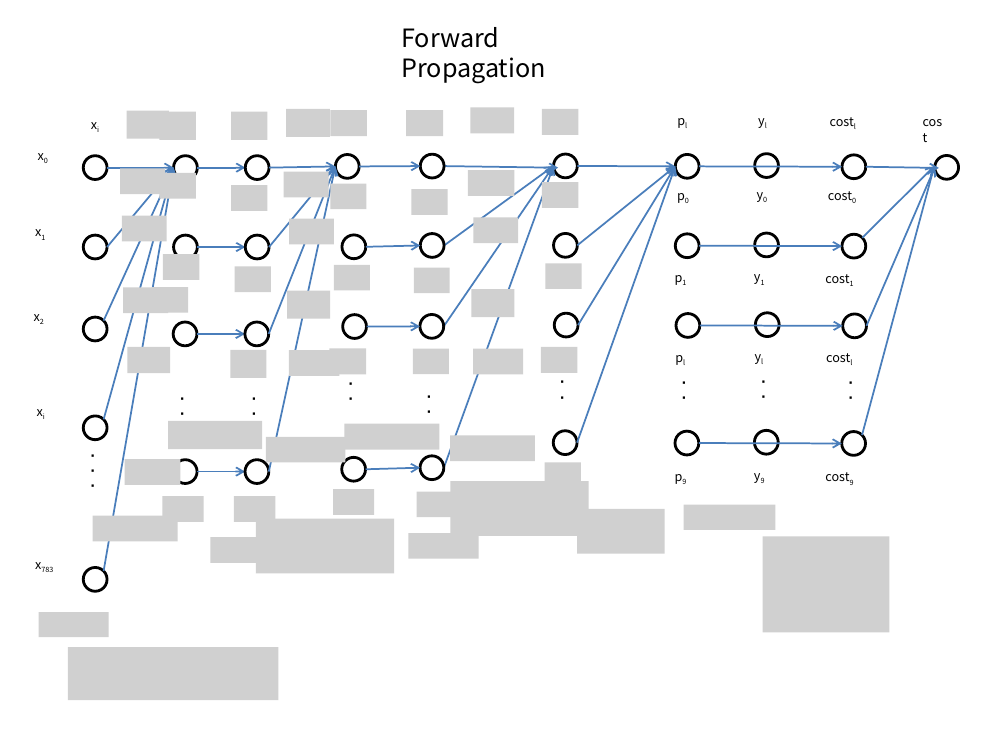
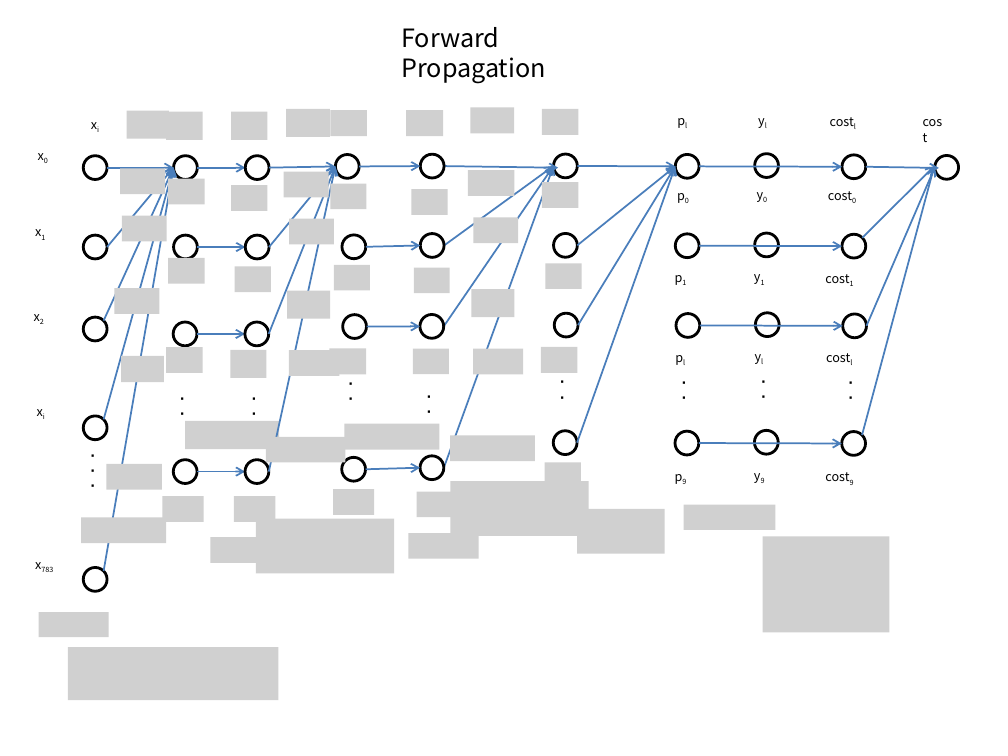
Before and after one commit to kimkangbo/mlforhighschool, a slide deck: slide 1 of doc/neural_network_for_multilayers01.pptx. Drawn at 1008x756 pixels with LibreOffice and Linux fonts; fonts in the diff are those of the drawing; grey boxes stand for pictures. Boxes give left, top, right and bottom in pixels: in the first picture for what was removed or moved away, otherwise in the second. Text is boxed around its words. In the diff, an @@ line names an element or a change of style, - is before the commit and + after.

Commit message:
Modify PPTX
Modify PPTX

```diff
--- a/doc/neural_network_for_multilayers01.pptx
+++ b/doc/neural_network_for_multilayers01.pptx
@@ picture moved from (x1=159, y1=112, x2=196, y2=140) to (x1=166, y1=112, x2=203, y2=140) @@
@@ picture moved from (x1=159, y1=172, x2=196, y2=199) to (x1=168, y1=178, x2=205, y2=205) @@
@@ picture moved from (x1=163, y1=254, x2=200, y2=280) to (x1=168, y1=258, x2=205, y2=284) @@
@@ picture moved from (x1=123, y1=287, x2=168, y2=313) to (x1=115, y1=288, x2=160, y2=314) @@
@@ picture removed at (x1=152, y1=287, x2=188, y2=313) @@
@@ picture moved from (x1=127, y1=347, x2=170, y2=373) to (x1=121, y1=356, x2=164, y2=382) @@
@@ picture added at (x1=166, y1=347, x2=203, y2=373) @@
@@ picture moved from (x1=168, y1=421, x2=262, y2=450) to (x1=185, y1=421, x2=279, y2=450) @@
@@ picture moved from (x1=125, y1=459, x2=180, y2=485) to (x1=106, y1=464, x2=161, y2=490) @@
@@ picture moved from (x1=93, y1=515, x2=177, y2=541) to (x1=82, y1=517, x2=166, y2=543) @@
```
Also in this commit, not shown: 6 other files.
